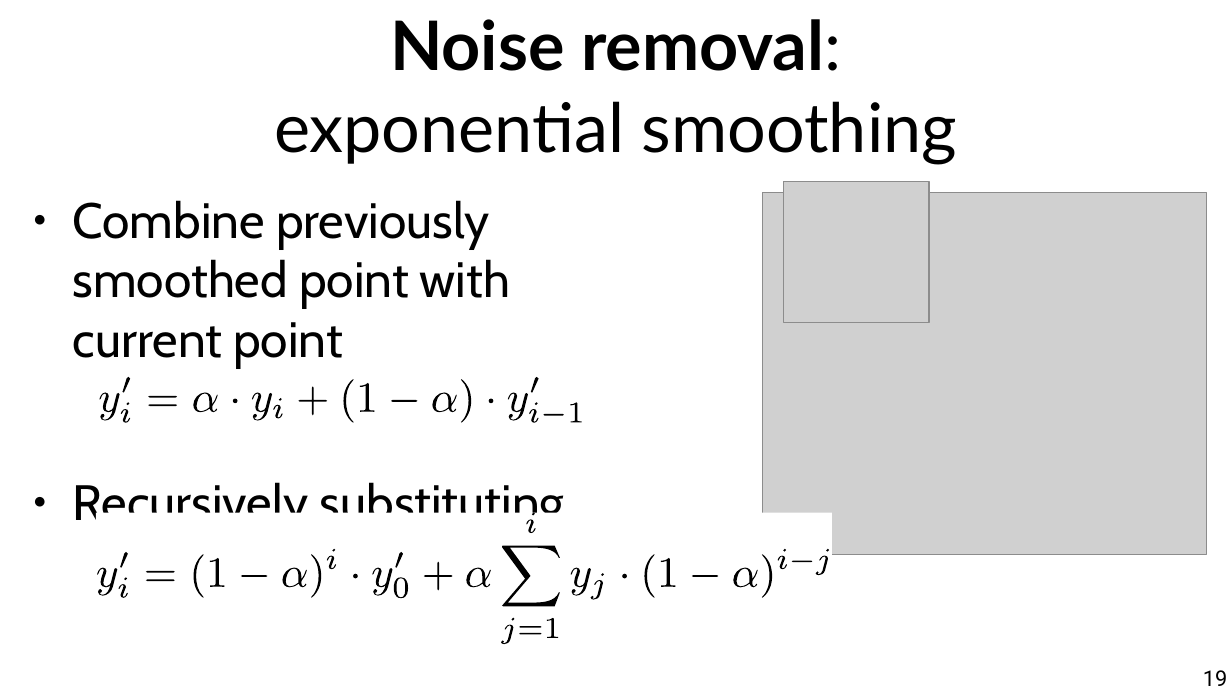
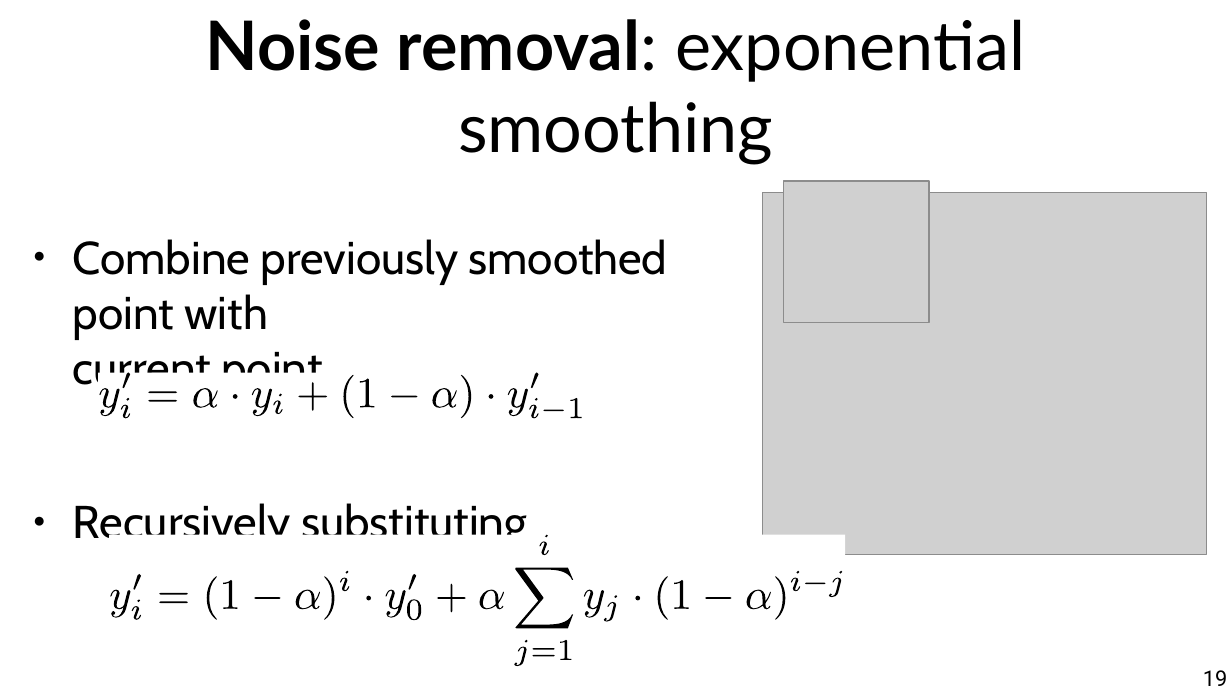
Before and after one commit to marco-calautti/data-mining-course, a slide deck: slide 19 of theory/odp/tt27_time_series.odp. Drawn at 1232x693 pixels with LibreOffice and Linux fonts; fonts in the diff are those of the drawing; grey boxes stand for pictures. Boxes give left, top, right and bottom in pixels: in the first picture for what was removed or moved away, otherwise in the second. Text is boxed around its words. In the diff, an @@ line names an element or a change of style, - is before the commit and + after.

```diff
--- a/theory/odp/tt27_time_series.odp
+++ b/theory/odp/tt27_time_series.odp
@@ title "Noise removal: exponential smoothing" rewrapped from (x1=274, y1=19, x2=957, y2=165) to (x1=206, y1=19, x2=1025, y2=165) @@
@@ text "Combine previously smoothed point with ..." moved from (x1=73, y1=200, x2=565, y2=531) to (x1=73, y1=239, x2=668, y2=538) @@
@@ text "Combine previously smoothed point with ..." at (x1=73, y1=239, x2=668, y2=538): size 32 to 29.6 pt @@
@@ 21 freeform shapes moved together from (x1=98, y1=377, x2=585, y2=426) to (x1=98, y1=372, x2=585, y2=421) @@
@@ 26 freeform shapes moved together from (x1=96, y1=513, x2=833, y2=644) to (x1=110, y1=534, x2=846, y2=665) @@
@@ freeform shape moved from (x1=793, y1=561, x2=813, y2=562) to (x1=805, y1=582, x2=825, y2=584) @@
@@ freeform shape moved from (x1=520, y1=626, x2=542, y2=634) to (x1=532, y1=648, x2=555, y2=656) @@
@@ 5 freeform shapes moved together from (x1=120, y1=552, x2=558, y2=645) to (x1=133, y1=575, x2=571, y2=667) @@
```
Also in this commit, not shown: 6 other slides changed, 6 other files.
